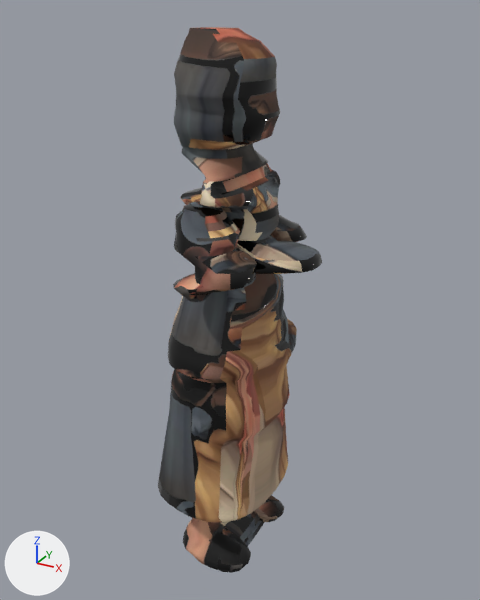
The glTF model assets/models/npcs/npc_maid.glb: old version first, new version second.
The view is the same before and after, from a 50 mm lens placed at (0.892, -1.55, 1.64), pointed at (0.019, 0.038, 0.847). Every picture has the same lights, and +X, +Y and +Z are marked at lower left. The first picture is the older version. Vertices at exactly the same position are counted once.

Objects in the first picture: 'arm_L'.
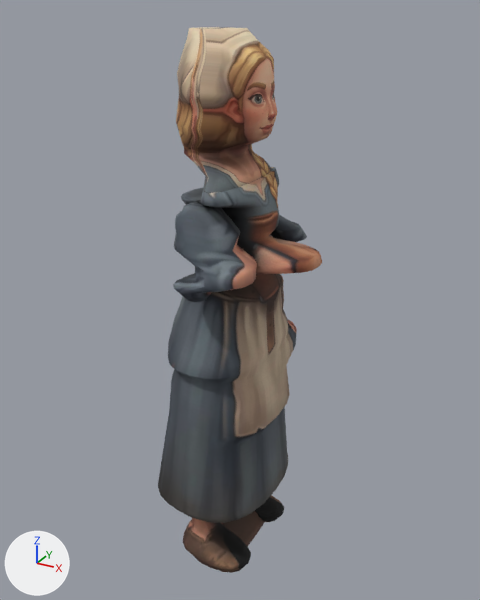
Location of each change, [x1, y1, x2, y2] in pixels of the pictures (480 x 600 px; the box of a moved part takes in the faces that stretch with it):
```json
{"part": 1, "of": "me_arm_l", "change": "moved or reshaped", "before": [174, 27, 280, 213], "after": [176, 27, 279, 213]}
{"part": 2, "of": "me_arm_l", "change": "surface changed", "before": [158, 27, 322, 573], "after": [158, 27, 322, 573]}
```

The change, as JSON lines over the scene's bpy script:
```json
{"block": "me_arm_l", "where": "# used by ob_arm_l; location = (0.0, 0.0, 0.0)"}
{"op": "remove", "block": "me_arm_l", "code": "me_arm_l.from_pydata(...)  # 2374 vertices, 4728 faces; spans x -0.21..0.28, y -0.26..0.31, z 0.0..1.59"}
{"op": "add", "block": "me_arm_l", "code": "me_arm_l.from_pydata(...)  # 2374 vertices, 4702 faces; spans x -0.21..0.28, y -0.26..0.31, z 0.0..1.59"}
{"block": "me_arm_l", "change": "me_arm_l part 1: 246 vertices moved from x -0.14..0.13, y -0.16..0.16, z 1.17..1.59 to x -0.14..0.13, y -0.17..0.17, z 1.17..1.59; 143 vertices removed from x -0.13..0.12, y -0.18..0.18, z 1.16..1.56; 143 vertices added at x -0.14..0.11, y -0.18..0.18, z 1.16..1.54"}
{"block": "me_arm_l", "change": "me_arm_l part 2: 4043 kept faces spanning x -0.21..0.28, y -0.26..0.31, z 0.0..1.59 get new texture (UV) coordinates"}
{"block": "me_arm_l", "change": "other edits to the shape of me_arm_l do not show in these pictures"}
```
